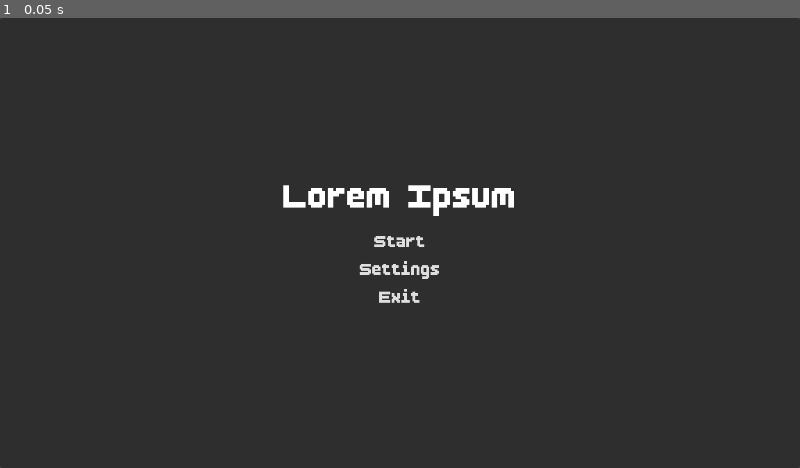
Above: before the commit, frame 1.
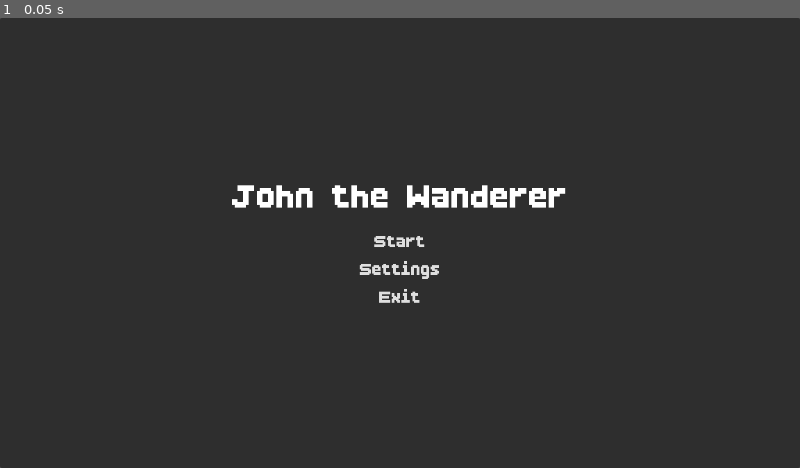
Above: after the commit, the same moment.

Repository: yncynotdev/bob-the-wanderer
Game: Godot game, scene res://main_scene.tscn
Same seed, same stepped clock (60 frames per second), same inputs: the game is played once before the commit and once after it.
Inputs:
- Up to frame 1 (0.05 s): no input

The runs differ from the first frame. In frame 1, 1.0% of the frame differs, in the area x 29-71%, y 37-44%.

Commit message:
finished: styling settings menu

Diff:
--- a/gui/menus/main_menu.tscn
+++ b/gui/menus/main/main_menu.tscn
@@ -1,6 +1,7 @@
 [gd_scene format=3 uid="uid://sdi5w4dhrcsb"]
 
-[ext_resource type="PackedScene" uid="uid://cmpreukrd2pk0" path="res://ui/rich_text_label/h1_label.tscn" id="1_xk52o"]
+[ext_resource type="Script" uid="uid://b3wl0jgg6xkpt" path="res://gui/menus/main/main_menu.gd" id="1_uucwb"]
+[ext_resource type="PackedScene" uid="uid://cmpreukrd2pk0" path="res://ui/label/styled_label.tscn" id="1_xk52o"]
 [ext_resource type="PackedScene" uid="uid://bmns7ceiduu55" path="res://ui/button/styled_button.tscn" id="2_at0em"]
 
 [node name="MainMenu" type="Control" unique_id=1155693776]
@@ -10,6 +11,7 @@
 anchor_bottom = 1.0
 grow_horizontal = 2
 grow_vertical = 2
+script = ExtResource("1_uucwb")
 
 [node name="Panel" type="Panel" parent="." unique_id=1071241209]
 layout_mode = 1
@@ -34,8 +36,10 @@
 layout_mode = 2
 theme_override_constants/margin_bottom = 15
 
-[node name="H1Label" parent="Panel/VBoxContainer/MarginContainer" unique_id=1277626003 instance=ExtResource("1_xk52o")]
+[node name="TitleLabel" parent="Panel/VBoxContainer/MarginContainer" unique_id=1277626003 instance=ExtResource("1_xk52o")]
 layout_mode = 2
+text = "John the Wanderer"
+horizontal_alignment = 1
 
 [node name="StartButton" parent="Panel/VBoxContainer" unique_id=1043581098 instance=ExtResource("2_at0em")]
 layout_mode = 2
@@ -45,6 +49,6 @@
 layout_mode = 2
 text = "Settings"
 
-[node name="Button" parent="Panel/VBoxContainer" unique_id=1645134697 instance=ExtResource("2_at0em")]
+[node name="ExitButton" parent="Panel/VBoxContainer" unique_id=1645134697 instance=ExtResource("2_at0em")]
 layout_mode = 2
 text = "Exit"
--- /dev/null
+++ b/gui/menus/settings/settings_menu.gd
@@ -0,0 +1,2 @@
+class_name SettingsMenu
+extends Control
--- /dev/null
+++ b/gui/menus/settings/settings_menu.tscn
@@ -0,0 +1,83 @@
+[gd_scene format=3 uid="uid://birbplwmoh3je"]
+
+[ext_resource type="Script" uid="uid://dp3qbomdthty0" path="res://gui/menus/settings/settings_menu.gd" id="1_qo187"]
+[ext_resource type="PackedScene" uid="uid://b5en26xefiagu" path="res://ui/rich_text_label/h1_label.tscn" id="2_nndmh"]
+[ext_resource type="PackedScene" uid="uid://cmpreukrd2pk0" path="res://ui/label/styled_label.tscn" id="3_8moom"]
+[ext_resource type="LabelSettings" uid="uid://p41pohnofb5" path="res://ui/label/h3_label.tres" id="4_6b5vr"]
+[ext_resource type="PackedScene" uid="uid://bgsej6n56bcvo" path="res://ui/slider/volume/volume_slider.tscn" id="4_8aiqf"]
+[ext_resource type="PackedScene" uid="uid://bmns7ceiduu55" path="res://ui/button/styled_button.tscn" id="6_6b5vr"]
+
+[node name="SettingsMenu" type="Control" unique_id=2086893433]
+layout_mode = 3
+anchors_preset = 15
+anchor_right = 1.0
+anchor_bottom = 1.0
+grow_horizontal = 2
+grow_vertical = 2
+script = ExtResource("1_qo187")
+
+[node name="Panel" type="Panel" parent="." unique_id=813248686]
+layout_mode = 1
+anchors_preset = 15
+anchor_right = 1.0
+anchor_bottom = 1.0
+grow_horizontal = 2
+grow_vertical = 2
+
+[node name="MarginContainer" type="MarginContainer" parent="Panel" unique_id=328660530]
+layout_mode = 1
+anchors_preset = 15
+anchor_right = 1.0
+anchor_bottom = 1.0
+grow_horizontal = 2
+grow_vertical = 2
+theme_override_constants/margin_left = 64
+theme_override_constants/margin_right = 64
+
+[node name="VBoxContainer" type="VBoxContainer" parent="Panel/MarginContainer" unique_id=874730617]
+layout_mode = 2
+size_flags_vertical = 4
+theme_override_constants/separation = 32
+
+[node name="TitleLabel" parent="Panel/MarginContainer/VBoxContainer" unique_id=1277626003 instance=ExtResource("2_nndmh")]
+layout_mode = 2
+text = "Settings"
+horizontal_alignment = 1
+
+[node name="GridContainer" type="GridContainer" parent="Panel/MarginContainer/VBoxContainer" unique_id=1912028738]
+layout_mode = 2
+theme_override_constants/h_separation = 32
+theme_override_constants/v_separation = 16
+columns = 2
+
+[node name="StyledLabel" parent="Panel/MarginContainer/VBoxContainer/GridContainer" unique_id=1366229181 instance=ExtResource("3_8moom")]
+layout_mode = 2
+text = "Master"
+label_settings = ExtResource("4_6b5vr")
+
+[node name="MasterSlider" parent="Panel/MarginContainer/VBoxContainer/GridContainer" unique_id=1213378815 instance=ExtResource("4_8aiqf")]
+layout_mode = 2
+size_flags_horizontal = 3
+
+[node name="StyledLabel2" parent="Panel/MarginContainer/VBoxContainer/GridContainer" unique_id=2104996170 instance=ExtResource("3_8moom")]
+layout_mode = 2
+text = "Music"
+label_settings = ExtResource("4_6b5vr")
+
+[node name="MusicSlider" parent="Panel/MarginContainer/VBoxContainer/GridContainer" unique_id=1186646201 instance=ExtResource("4_8aiqf")]
+layout_mode = 2
+size_flags_horizontal = 3
+
+[node name="StyledLabel3" parent="Panel/MarginContainer/VBoxContainer/GridContainer" unique_id=571528132 instance=ExtResource("3_8moom")]
+layout_mode = 2
+text = "SFX"
+label_settings = ExtResource("4_6b5vr")
+
+[node name="SFXSlider" parent="Panel/MarginContainer/VBoxContainer/GridContainer" unique_id=1931129112 instance=ExtResource("4_8aiqf")]
+layout_mode = 2
+size_flags_horizontal = 1
+
+[node name="BackButton" parent="Panel/MarginContainer/VBoxContainer" unique_id=1043581098 instance=ExtResource("6_6b5vr")]
+layout_mode = 2
+text = "Back
+"
--- a/gui/menus/settings_menu.tscn
+++ /dev/null
@@ -1,9 +0,0 @@
-[gd_scene format=3 uid="uid://birbplwmoh3je"]
-
-[node name="settings_menu" type="Control" unique_id=2086893433]
-layout_mode = 3
-anchors_preset = 15
-anchor_right = 1.0
-anchor_bottom = 1.0
-grow_horizontal = 2
-grow_vertical = 2
--- a/main_scene.tscn
+++ b/main_scene.tscn
@@ -1,7 +1,11 @@
 [gd_scene format=3 uid="uid://xcyjw4r2k2wh"]
 
-[ext_resource type="PackedScene" uid="uid://sdi5w4dhrcsb" path="res://gui/menus/main_menu.tscn" id="1_0f027"]
+[ext_resource type="PackedScene" uid="uid://sdi5w4dhrcsb" path="res://gui/menus/main/main_menu.tscn" id="1_0f027"]
+[ext_resource type="PackedScene" uid="uid://birbplwmoh3je" path="res://gui/menus/settings/settings_menu.tscn" id="2_2c62f"]
 
 [node name="MainScene" type="Node" unique_id=507037693]
 
 [node name="MainMenu" parent="." unique_id=1155693776 instance=ExtResource("1_0f027")]
+
+[node name="SettingsMenu" parent="." unique_id=2086893433 instance=ExtResource("2_2c62f")]
+visible = false
--- a/ui/button/styled_button.tscn
+++ b/ui/button/styled_button.tscn
@@ -2,7 +2,7 @@
 
 [ext_resource type="FontFile" uid="uid://pj34wqmwiprc" path="res://assets/fonts/boldpixels/boldpixels.ttf" id="1_0a8h8"]
 
-[node name="Button" type="Button" unique_id=1043581098]
+[node name="StyledButton" type="Button" unique_id=1043581098]
 size_flags_horizontal = 4
 size_flags_vertical = 4
 theme_override_fonts/font = ExtResource("1_0a8h8")
--- /dev/null
+++ b/ui/label/h1_label.tres
@@ -0,0 +1,7 @@
+[gd_resource type="LabelSettings" format=3 uid="uid://dnyvq0li377vd"]
+
+[ext_resource type="FontFile" uid="uid://pj34wqmwiprc" path="res://assets/fonts/boldpixels/boldpixels.ttf" id="1_epwdu"]
+
+[resource]
+font = ExtResource("1_epwdu")
+font_size = 64
--- /dev/null
+++ b/ui/label/h2_label.tres
@@ -0,0 +1,7 @@
+[gd_resource type="LabelSettings" format=3 uid="uid://vwvmgcjdhfaw"]
+
+[ext_resource type="FontFile" uid="uid://pj34wqmwiprc" path="res://assets/fonts/boldpixels/boldpixels.ttf" id="1_s6qdo"]
+
+[resource]
+font = ExtResource("1_s6qdo")
+font_size = 52
--- /dev/null
+++ b/ui/label/h3_label.tres
@@ -0,0 +1,7 @@
+[gd_resource type="LabelSettings" format=3 uid="uid://p41pohnofb5"]
+
+[ext_resource type="FontFile" uid="uid://pj34wqmwiprc" path="res://assets/fonts/boldpixels/boldpixels.ttf" id="1_04j3x"]
+
+[resource]
+font = ExtResource("1_04j3x")
+font_size = 48
--- /dev/null
+++ b/ui/label/p_label.tres
@@ -0,0 +1,7 @@
+[gd_resource type="LabelSettings" format=3 uid="uid://cwlismoq3s6fj"]
+
+[ext_resource type="FontFile" uid="uid://pj34wqmwiprc" path="res://assets/fonts/boldpixels/boldpixels.ttf" id="1_qi68q"]
+
+[resource]
+font = ExtResource("1_qi68q")
+font_size = 32
--- /dev/null
+++ b/ui/label/styled_label.tscn
@@ -0,0 +1,9 @@
+[gd_scene format=3 uid="uid://cmpreukrd2pk0"]
+
+[ext_resource type="LabelSettings" uid="uid://dnyvq0li377vd" path="res://ui/label/h1_label.tres" id="1_8ifpg"]
+
+[node name="StyledLabel" type="Label" unique_id=1366229181]
+offset_right = 40.0
+offset_bottom = 23.0
+text = "Lorem Ipsum"
+label_settings = ExtResource("1_8ifpg")
--- a/ui/rich_text_label/h1_label.tscn
+++ b/ui/rich_text_label/h1_label.tscn
@@ -1,12 +1,13 @@
-[gd_scene format=3 uid="uid://cmpreukrd2pk0"]
+[gd_scene format=3 uid="uid://b5en26xefiagu"]
 
-[node name="H1Label" type="RichTextLabel" unique_id=1277626003]
-anchors_preset = 10
-anchor_right = 1.0
-offset_bottom = 46.0
-grow_horizontal = 2
-bbcode_enabled = true
-text = "[center][font_size=64][font=assets/fonts/boldpixels/boldpixels.ttf]Lorem Ipsum"
-fit_content = true
-horizontal_alignment = 1
-vertical_alignment = 1
+[ext_resource type="FontFile" uid="uid://pj34wqmwiprc" path="res://assets/fonts/boldpixels/boldpixels.ttf" id="1_u7inr"]
+
+[sub_resource type="LabelSettings" id="LabelSettings_8mwkd"]
+font = ExtResource("1_u7inr")
+font_size = 64
+
+[node name="StyledLabel" type="Label" unique_id=1366229181]
+offset_right = 40.0
+offset_bottom = 23.0
+text = "Lorem Ipsum"
+label_settings = SubResource("LabelSettings_8mwkd")
--- /dev/null
+++ b/ui/slider/volume/volume_slider.tscn
@@ -0,0 +1,7 @@
+[gd_scene format=3 uid="uid://bgsej6n56bcvo"]
+
+[node name="VolumeSlider" type="HSlider" unique_id=1213378815]
+offset_right = 8.0
+offset_bottom = 16.0
+size_flags_horizontal = 4
+size_flags_vertical = 4
Empty file added: gui/menus/main/main_menu.gd
Not shown, added: gui/menus/main/main_menu.gd.uid
Not shown, added: gui/menus/settings/settings_menu.gd.uid
